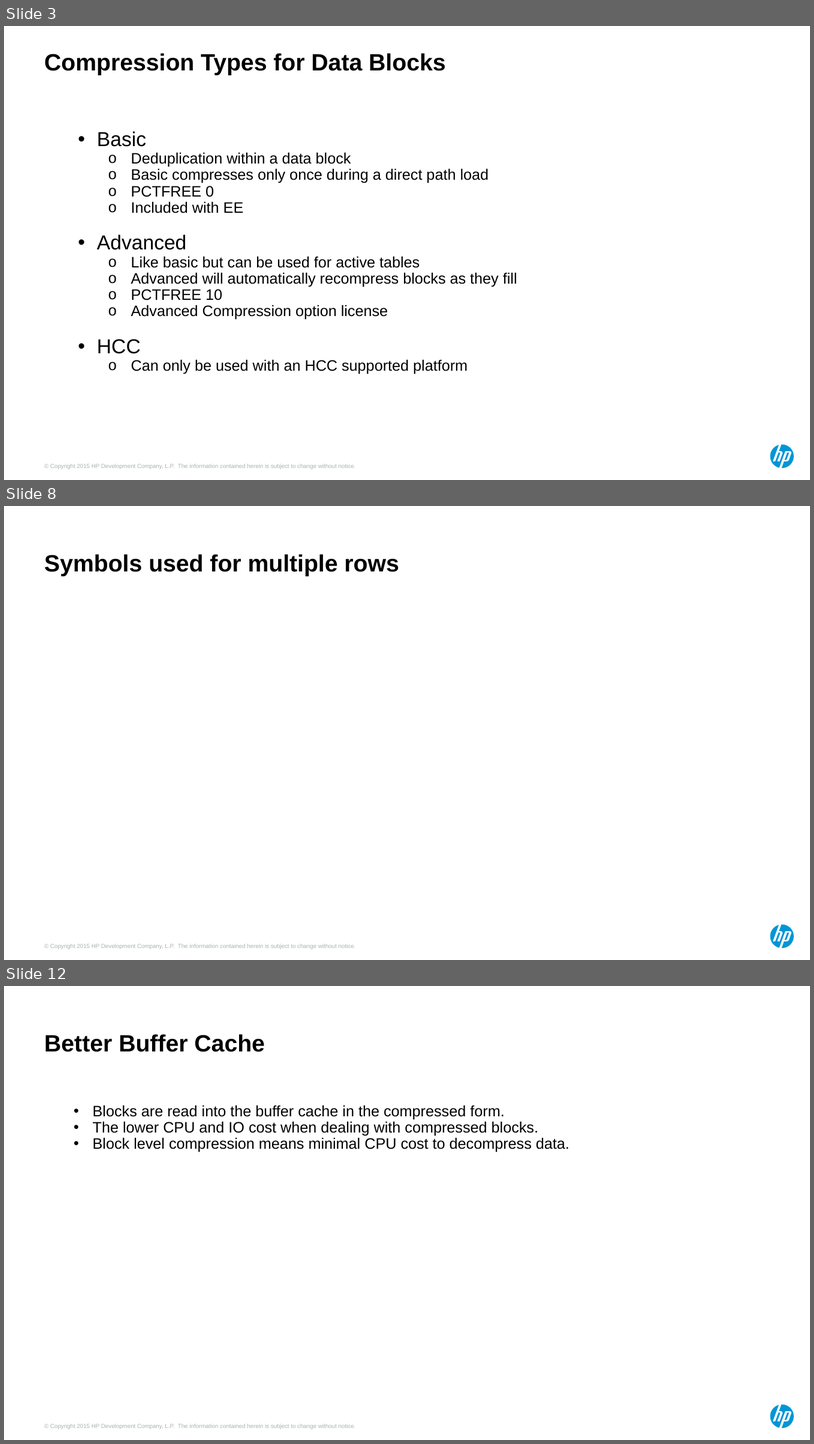
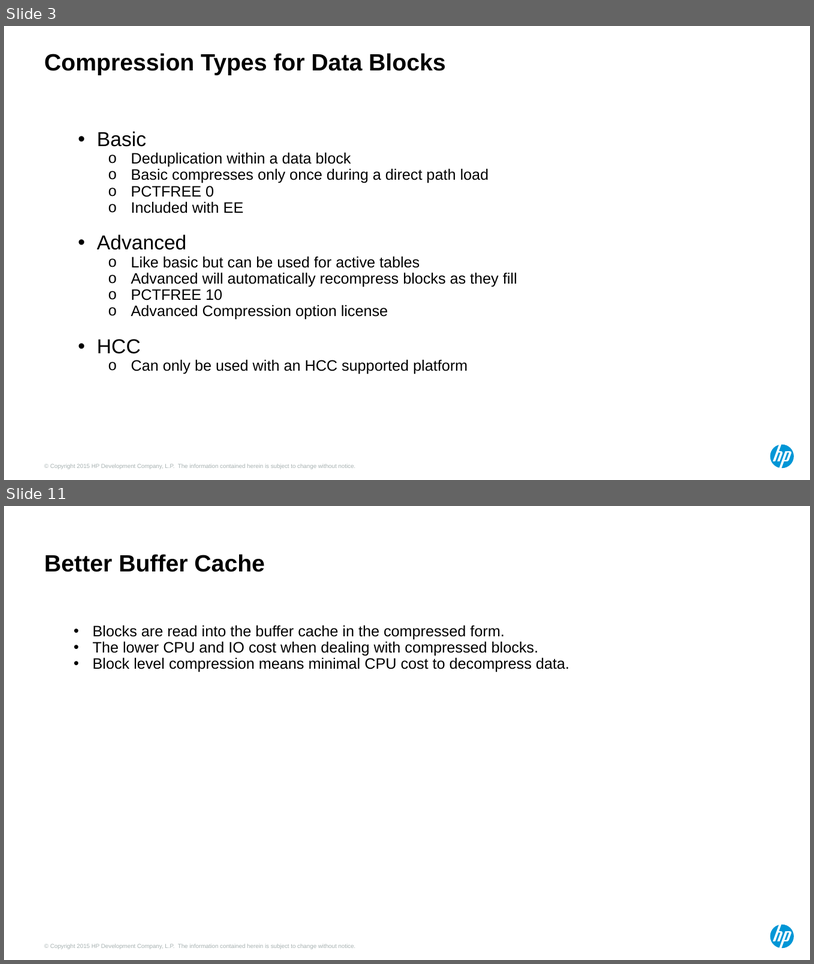
Before and after one commit to Dyland28/HP-Data-Compression, a slide deck: compression_sand_weiss_hotsos_2018.pptx. Shown one above the other, each under a label of ours: slides 3, 8 and 12 before the commit, slides 3 and 11 after it; the slides between them are not shown. The pictures are 814x1444 and 814x964 pixels, drawn with LibreOffice and Linux fonts; fonts in the diff are those of the drawing. Boxes give left, top, right and bottom in pixels: in the first picture for what was removed or moved away, otherwise in the second. Text is boxed around its words. In the diff, an @@ line names an element or a change of style, - is before the commit and + after.

```diff
--- a/compression_sand_weiss_hotsos_2018.pptx
+++ b/compression_sand_weiss_hotsos_2018.pptx
@@ slide 8 removed at bbox=[4, 506, 810, 960], background #FFFFFF; not listed: 2 template elements that a slide beside it also shows @@
@@ title removed at bbox=[44, 554, 399, 576] @@
-Symbols used for multiple rows
@@ what was slide 12 is now slide 11 @@
```
Also in this commit, not shown: 6 slides changed, 1 slide added, 1 other slide removed.
